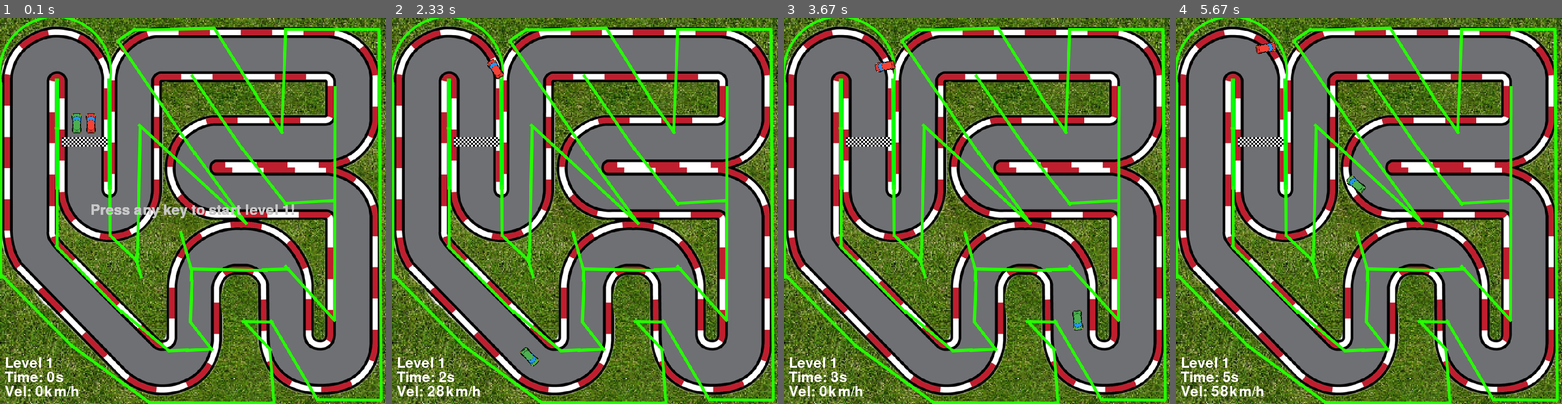
Above: before the commit, frames 1-4 (left to right).
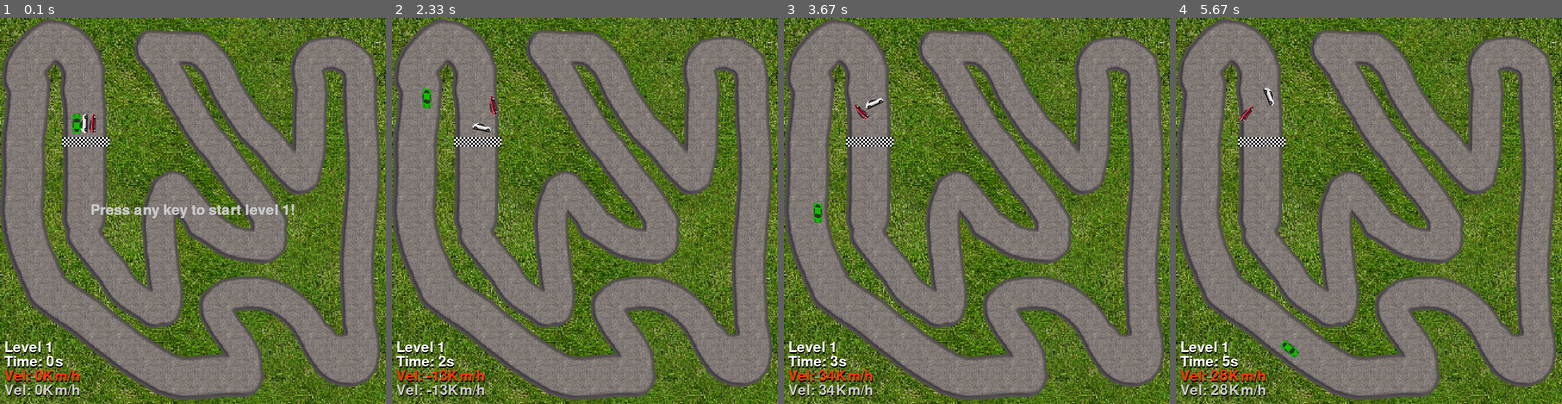
Above: after the commit, the same moments.

Repository: smiromania/pygame
Game: pygame game, started from app.py
Same seed, same stepped clock (60 frames per second), same inputs: the game is played once before the commit and once after it.
Inputs:
- Up to frame 1 (0.1 s): no input
- Up to frame 2 (2.33 s): hold Right 0.33-0.8 s; hold Up 0.83-1.13 s; hold W 0.83-1.13 s; hold Right 1.17-1.63 s; hold D 1.17-1.63 s; hold Left 1.67-2.2 s; hold A 1.67-2.2 s; hold Down from 2.23 s (still down); hold S from 2.23 s (still down)
- Up to frame 3 (3.67 s): release Down at 2.53 s; release S at 2.53 s; hold Left 2.57-2.97 s; hold A 2.57-2.97 s; hold Up 3-3.37 s; hold W 3-3.37 s; hold Right from 3.4 s (still down); hold D from 3.4 s (still down)
- Up to frame 4 (5.67 s): release Right at 4.03 s; release D at 4.03 s; hold Down 4.07-4.43 s; hold S 4.07-4.43 s; hold Left 4.47-4.93 s; hold A 4.47-4.93 s; hold Right 4.97-5.43 s; hold D 4.97-5.43 s; hold Up from 5.47 s (still down); hold W from 5.47 s (still down)

The runs differ from the first frame. In frame 1, 70% of the frame differs, in the area x 0-100%, y 0-100%; in frame 2, 71%; in frame 3, 71%; in frame 4, 71%.

Commit message:
Added NPC and his path + the second player

Diff:
--- a/app.py
+++ b/app.py
@@ -1,7 +1,7 @@
 import pygame
 import time
 import math
-from newModules import scale_image, blit_rotate_center, blit_text_center
+from imgResizing import scale_image, blit_rotate_center, blit_text_center
 pygame.font.init()
 
 GRASS = scale_image(pygame.image.load("imgs/grass.jpg"), 2.5)
@@ -15,17 +15,40 @@
 FINISH_POSITION = (130, 250)
 
 RED_CAR = scale_image(pygame.image.load("imgs/red-car.png"), 0.55)
+WHITE_CAR = scale_image(pygame.image.load("imgs/white-car.png"), 0.55)
 GREEN_CAR = scale_image(pygame.image.load("imgs/green-car.png"), 0.55)
 
 WIDTH, HEIGHT = TRACK.get_width(), TRACK.get_height()
 WIN = pygame.display.set_mode((WIDTH, HEIGHT))
-pygame.display.set_caption("Joculeț cu mașini")
-
-MAIN_FONT = pygame.font.SysFont("Impact Bold", 44)
-
-FPS = 144
-PATH = [(175, 119), (110, 70), (56, 133), (70, 481), (318, 731), (404, 680), (418, 521), (507, 475), (600, 551), (613, 715), (736, 713),
-        (734, 399), (611, 357), (409, 343), (433, 257), (697, 258), (738, 123), (581, 71), (303, 78), (275, 377), (176, 388), (178, 260)]
+pygame.display.set_caption("Racing a dRunK DRiveR")
+
+MAIN_FONT = pygame.font.SysFont("impactbold", 44)
+
+
+
+FPS = 60
+PATH = [(184, 159) ,
+(119, 59) ,
+(63, 128) ,
+(60, 549) ,
+(332, 761) ,
+(509, 757) ,
+(463, 634) ,
+(508, 570) ,
+(709, 749) ,
+(749, 91) ,
+(639, 162) ,
+(646, 322) ,
+(450, 107) ,
+(354, 53) ,
+(384, 178) ,
+(590, 467) ,
+(466, 480) ,
+(400, 384) ,
+(358, 548) ,
+(333, 621) ,
+(219, 514) ,
+(173, 164)]
 
 
 class GameInfo:
@@ -116,7 +139,17 @@
     def bounce(self):
         self.vel = -self.vel
         self.move()
-
+class Player2Car(AbstractCar):
+    IMG = WHITE_CAR
+    START_POS = (165, 200)
+
+    def reduce_speed(self):
+        self.vel = max(self.vel - self.acceleration / 2, 0)
+        self.move()
+
+    def bounce(self):
+        self.vel = -self.vel
+        self.move()
 
 class ComputerCar(AbstractCar):
     IMG = GREEN_CAR
@@ -179,23 +212,45 @@
         self.current_point = 0
 
 
-def draw(win, images, player_car, computer_car, game_info):
+def draw(win, images, player_car, player2_car, computer_car, game_info):
     for img, pos in images:
         win.blit(img, pos)
 
     level_text = MAIN_FONT.render(
-        f"Level {game_info.level}", 1, (255, 255, 255))
-    win.blit(level_text, (10, HEIGHT - level_text.get_height() - 70))
+    f"Level {game_info.level}", 1, (0, 0, 0))  # Black color
+    win.blit(level_text, (10, HEIGHT - level_text.get_height() - 100))
+
+    level_text_stroke = MAIN_FONT.render(
+    f"Level {game_info.level}", 1, (255, 255, 255))  # Desired color
+    win.blit(level_text_stroke, (10 - 1, HEIGHT - level_text_stroke.get_height() - 100 - 3))  # Offset for stroke effect
+
+    vel_text = MAIN_FONT.render(
+    f"Vel: {round(player_car.vel*25.4)}Km/h", 1, (0, 0, 0))  # Black color
+    win.blit(vel_text, (10, HEIGHT - vel_text.get_height() - 40))
+
+    vel_text_stroke = MAIN_FONT.render(
+    f"Vel: {round(player_car.vel*25.4)}Km/h", 1, (255, 55, 0))  # Desired color
+    win.blit(vel_text_stroke, (10 - 1, HEIGHT - vel_text_stroke.get_height() - 40 - 3))  # Offset for stroke effect
+
+    vel_text = MAIN_FONT.render(
+    f"Vel: {round(player2_car.vel*25.4)}Km/h", 1, (0, 0, 0))  # Black color
+    win.blit(vel_text, (10, HEIGHT - vel_text.get_height() - 10))
+
+    vel_text_stroke = MAIN_FONT.render(
+    f"Vel: {round(player2_car.vel*25.4)}Km/h", 1, (200, 200, 200))  # Desired color
+    win.blit(vel_text_stroke, (10 - 1, HEIGHT - vel_text_stroke.get_height() - 10 - 3))  # Offset for stroke effect
 
     time_text = MAIN_FONT.render(
-        f"Time: {game_info.get_level_time()}s", 1, (255, 255, 255))
-    win.blit(time_text, (10, HEIGHT - time_text.get_height() - 40))
-
-    vel_text = MAIN_FONT.render(
-        f"Vel: {round(player_car.vel*25.4)}km/h", 1, (255, 255, 255))
-    win.blit(vel_text, (10, HEIGHT - vel_text.get_height() - 10))
+    f"Time: {game_info.get_level_time()}s", 1, (0, 0, 0))  # Black color
+    win.blit(time_text, (10, HEIGHT - time_text.get_height() - 70))
+
+    time_text_stroke = MAIN_FONT.render(
+    f"Time: {game_info.get_level_time()}s", 1, (255, 255, 255))  # Desired color
+    win.blit(time_text_stroke, (10 - 1, HEIGHT - time_text_stroke.get_height() - 70 - 3))  # Offset for stroke effect
+
 
     player_car.draw(win)
+    player2_car.draw(win)
     computer_car.draw(win)
     pygame.display.update()
 
@@ -217,6 +272,23 @@
 
     if not moved:
         player_car.reduce_speed()
+def move_player2(player_car):
+    keys = pygame.key.get_pressed()
+    moved = False
+
+    if keys[pygame.K_LEFT]:
+        player_car.rotate(left=True)
+    if keys[pygame.K_RIGHT]:
+        player_car.rotate(right=True)
+    if keys[pygame.K_UP]:
+        moved = True
+        player_car.move_forward()
+    if keys[pygame.K_DOWN]:
+        moved = True
+        player_car.move_backward()
+
+    if not moved:
+        player_car.reduce_speed()
 
 
 def handle_collision(player_car, computer_car, game_info):
@@ -247,15 +319,16 @@
 run = True
 clock = pygame.time.Clock()
 images = [(GRASS, (0, 0)), (TRACK, (0, 0)),
-          (FINISH, FINISH_POSITION), (TRACK_BORDER, (0, 0))]
-player_car = PlayerCar(6, 4)
-computer_car = ComputerCar(4, 4, PATH)
+          (FINISH, FINISH_POSITION)]
+player_car = PlayerCar(6.3, 3.7)
+player2_car = Player2Car(6, 4)
+computer_car = ComputerCar(3, 4, PATH)
 game_info = GameInfo()
 
 while run:
     clock.tick(FPS)
 
-    draw(WIN, images, player_car, computer_car, game_info)
+    draw(WIN, images, player_car, player2_car, computer_car, game_info)
 
     while not game_info.started:
         blit_text_center(
@@ -275,16 +348,20 @@
             break
 
     move_player(player_car)
+    move_player2(player2_car)
+
+
     computer_car.move()
-
+    handle_collision(player2_car, computer_car, game_info)
     handle_collision(player_car, computer_car, game_info)
+
 
     if game_info.game_finished():
         blit_text_center(WIN, MAIN_FONT, "You won the game!")
         pygame.time.wait(5000)
         game_info.reset()
         player_car.reset()
+        player2_car.reset()
         computer_car.reset()
 
-
 pygame.quit()
Renamed: newModules.py -> imgResizing.py
Binary file added: imgs/1858228.png
Binary file removed: imgs/grass_beta.jpg
Binary file changed: imgs/green-car.png
Binary file removed: imgs/grey-car.png
Binary file added: imgs/png-transparent-atc-renault-hot-hatch-car-dacia-sandero-renault-sandero-compact-car-sedan-car.png
Binary file removed: imgs/purple-car.png
Binary file changed: imgs/red-car.png
Binary file changed: imgs/track.png
Binary file changed: imgs/white-car.png
